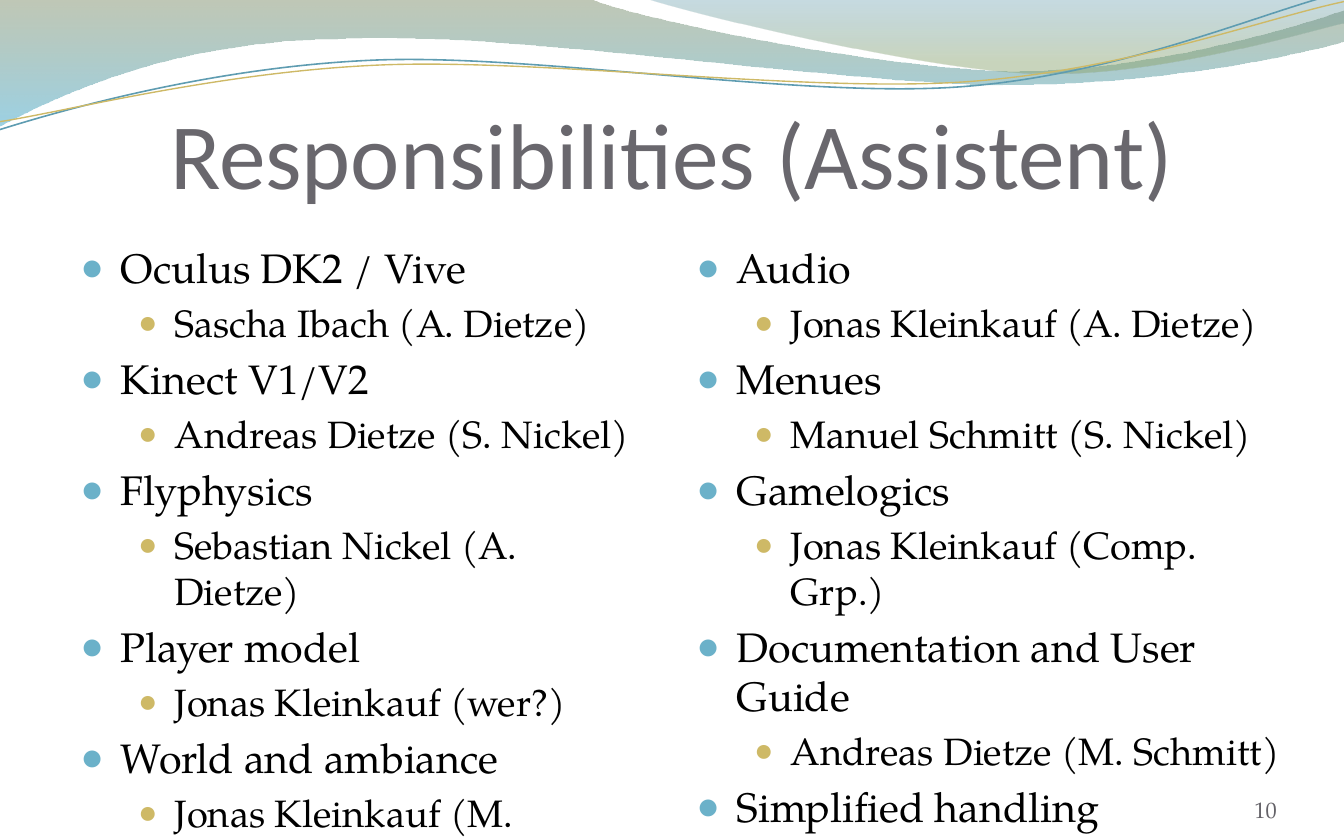
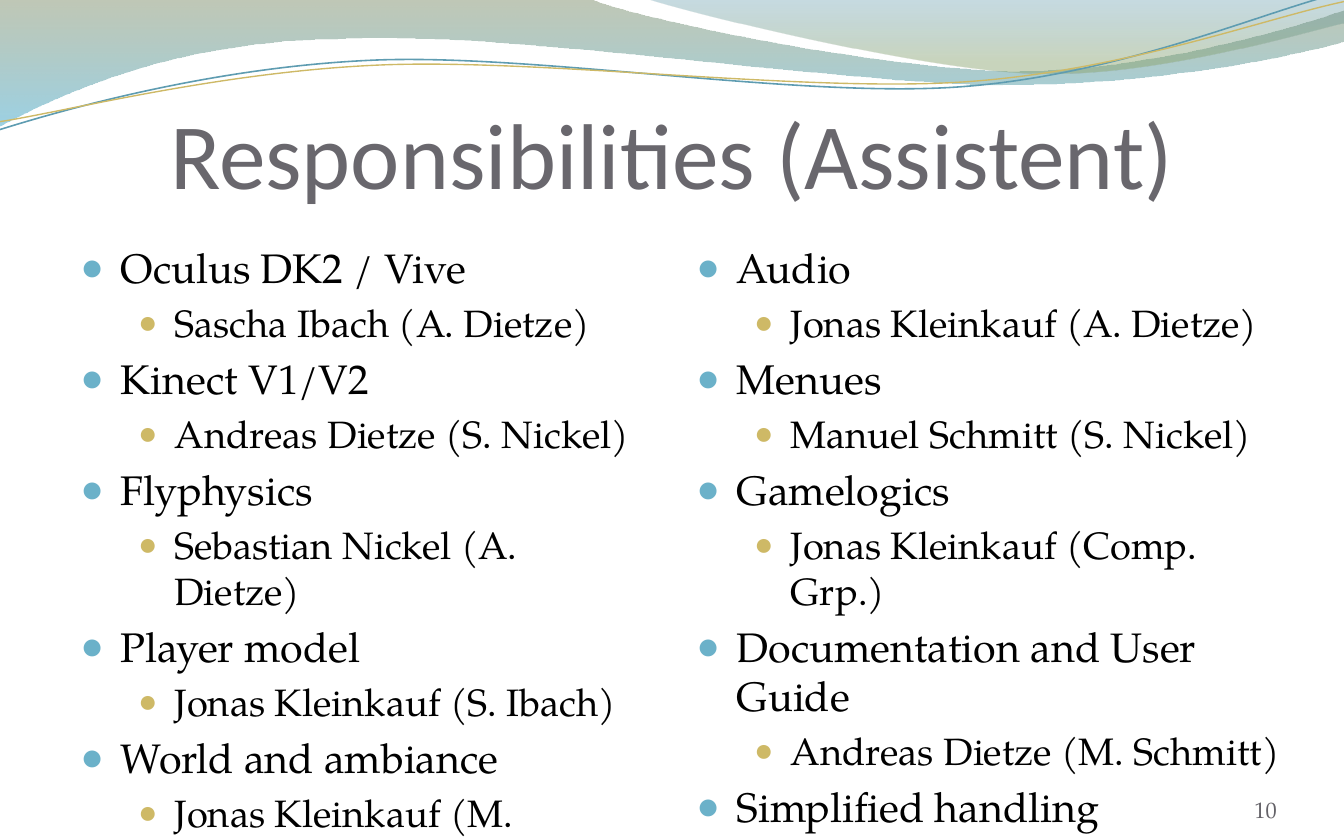
Before and after one commit to andreasdietze/Rift-WingsuitV2, a slide deck: slide 10 of Präsentationen/Projektpräsentation/Project proposal Rift Wingsuit V2.pptx. Drawn at 1344x840 pixels with LibreOffice and Linux fonts; fonts in the diff are those of the drawing; background and template pictures are left out. Boxes give left, top, right and bottom in pixels: in the first picture for what was removed or moved away, otherwise in the second. Text is boxed around its words. In the diff, an @@ line names an element or a change of style, - is before the commit and + after.

Commit message:
Milestones for Sascha Ibach

```diff
--- a/Präsentationen/Projektpräsentation/Project proposal Rift Wingsuit V2.pptx
+++ b/Präsentationen/Projektpräsentation/Project proposal Rift Wingsuit V2.pptx
@@ text at [175, 688, 616, 725]: text changed @@
-  ● Jonas Kleinkauf (wer?)
+  ● Jonas Kleinkauf (S. Ibach)
```
Also in this commit, not shown: 3 slides added.
